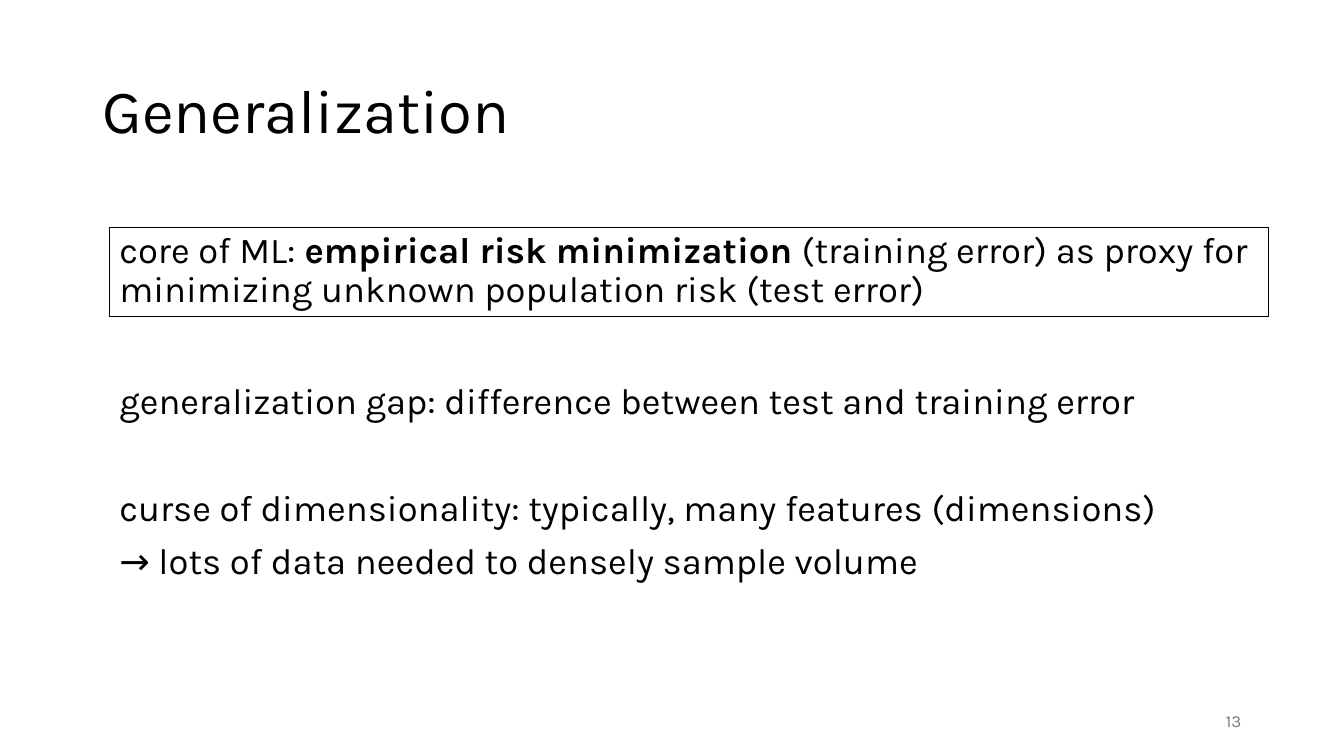
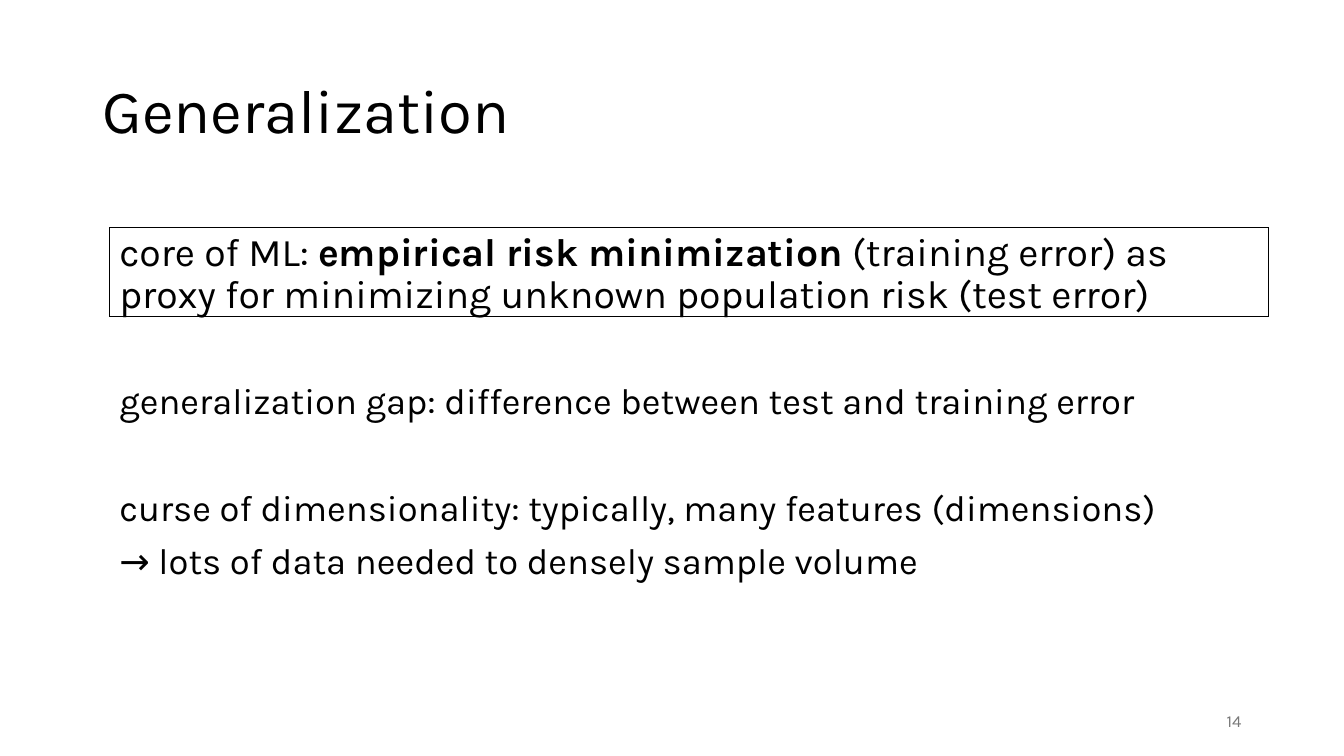
Before and after one commit to FelixWick/data_science, a slide deck: slide 14 of slides/5_ML.pptx (slide 13 before the commit). Drawn at 1344x756 pixels with LibreOffice and Linux fonts; fonts in the diff are those of the drawing. Boxes give left, top, right and bottom in pixels: in the first picture for what was removed or moved away, otherwise in the second. Text is boxed around its words. In the diff, an @@ line names an element or a change of style, - is before the commit and + after.

```diff
--- a/slides/5_ML.pptx
+++ b/slides/5_ML.pptx
@@ rectangle "core of ML: empirical risk ..." at <box>109,227,1268,317</box>: size 26 to 28 pt @@
@@ page number at <box>1227,716,1242,727</box>: text changed @@
-13
+14
```
Also in this commit, not shown: 13 other slides changed, 1 slide added, 5 slides removed, 8 other files.
